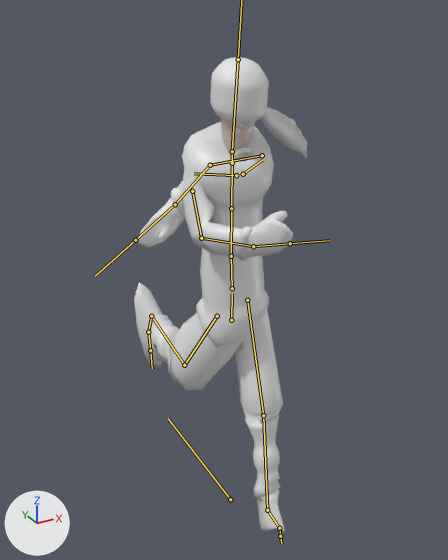
An edit to the FBX model Assets/Resources/Models/player_new.fbx, drawn before and after from the same camera.
Both versions are drawn from a camera (50 mm lens) standing at (-0.155, -0.337, 2.445) and looking at (0.003, -0.05, 2.301). Arrows for +X, +Y and +Z are at lower left; the lights stay in place. Both versions are drawn at frame 1 of the action 'rig|SphereAction.001'; the numbers are the values there. The bones that bend it are drawn over the model as lines.

In view in the first picture: 'Body', 'Hat', 'Head'.
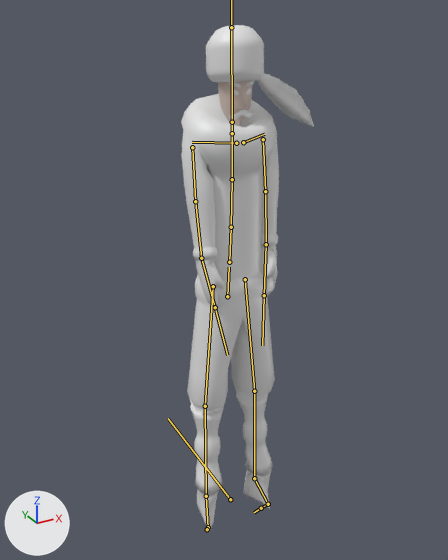
The edits, one by one:
Bone 'DEF-spine' (bone_def_spine) moves from (0.028, -0.127, 0.031) to (0.0, -0.02, 0.01).
Bone 'DEF-spine' (bone_def_spine) turns from (-2, 4, 5) to (-6, 0, 0) degrees about its own x, y and z.
Bone 'DEF-spine' (bone_def_spine) is rescaled from (1.01, 1.0, 1.04) to (1.0, 1.0, 1.02).
Bone 'DEF-spine.001' (bone_def_spine_001) turns from (-3, 0, -3) to (4, 0, 0) degrees about its own x, y and z.
Bone 'DEF-spine.001' (bone_def_spine_001) is rescaled from (1.02, 0.99, 0.98) to (0.99, 1.03, 0.97).
Bone 'DEF-spine.002' (bone_def_spine_002) turns from (12, 0, -2) to (7, 0, 0) degrees about its own x, y and z.
Bone 'DEF-spine.002' (bone_def_spine_002) is rescaled from (0.95, 1.1, 0.94) to (0.99, 1.01, 0.99).
Bone 'DEF-spine.003' (bone_def_spine_003) turns from (2, 0, 1) to (-2, 0, 0) degrees about its own x, y and z.
Bone 'DEF-spine.004' (bone_def_spine_004) turns from (-5, 0, -1) to (-3, 0, 0) degrees about its own x, y and z.
Bone 'DEF-spine.004' (bone_def_spine_004) is rescaled from (1.01, 0.98, 1.01) to (1.0, 1.0, 1.0).
Bone 'DEF-head' (bone_def_head) turns from (6, 0, -1) to (-3, 0, 0) degrees about its own x, y and z.
Bone 'DEF-upper_arm.L' (bone_def_upper_arm_l) moves from (0.006, -0.007, -0.032) to (0.0, 0.0, 0.0).
Bone 'DEF-upper_arm.L' (bone_def_upper_arm_l) turns from (41, 49, -103) to (61, -5, -4) degrees about its own x, y and z.
Bone 'DEF-upper_arm.L' (bone_def_upper_arm_l) is rescaled from (0.98, 1.09, 1.02) to (1.19, 0.75, 1.14).
Bone 'DEF-forearm.L' (bone_def_forearm_l) turns from (4, -52, 27) to (-5, 2, 0) degrees about its own x, y and z.
Bone 'DEF-forearm.L' (bone_def_forearm_l) is rescaled from (1.1, 0.85, 1.07) to (0.98, 1.05, 0.98).
Bone 'DEF-hand.L' (bone_def_hand_l) turns from (-11, 43, -24) to (-1, -41, 6) degrees about its own x, y and z.
Bone 'DEF-hand.L' (bone_def_hand_l) is rescaled from (0.88, 1.37, 0.86) to (0.89, 1.27, 0.91).
Bone 'DEF-upper_arm.R' (bone_def_upper_arm_r) moves from (-0.006, 0.028, 0.029) to (0.0, 0.0, 0.0).
Bone 'DEF-upper_arm.R' (bone_def_upper_arm_r) turns from (56, 30, -18) to (61, 5, 4) degrees about its own x, y and z.
Bone 'DEF-upper_arm.R' (bone_def_upper_arm_r) is rescaled from (1.19, 0.71, 1.29) to (1.19, 0.74, 1.14).
Bone 'DEF-forearm.R' (bone_def_forearm_r) turns from (60, 62, 23) to (-5, -3, 0) degrees about its own x, y and z.
Bone 'DEF-forearm.R' (bone_def_forearm_r) is rescaled from (0.89, 1.09, 1.17) to (0.98, 1.04, 0.98).
Bone 'DEF-hand.R' (bone_def_hand_r) turns from (3, -28, -8) to (0, 44, -4) degrees about its own x, y and z.
Bone 'DEF-hand.R' (bone_def_hand_r) is rescaled from (1.05, 0.9, 1.12) to (0.88, 1.29, 0.9).
Bone 'DEF-thigh.L' (bone_def_thigh_l) moves from (0.0, -0.005, -0.001) to (0.0, 0.001, 0.0).
Bone 'DEF-thigh.L' (bone_def_thigh_l) turns from (-13, 4, 8) to (5, -20, -3) degrees about its own x, y and z.
Bone 'DEF-thigh.L' (bone_def_thigh_l) is rescaled from (1.03, 0.96, 1.01) to (0.99, 0.98, 1.02).
Bone 'DEF-foot.L' (bone_def_foot_l) turns from (-11, 7, 2) to (12, 2, 0) degrees about its own x, y and z.
Bone 'DEF-foot.L' (bone_def_foot_l) is rescaled from (0.96, 0.9, 1.17) to (1.02, 0.99, 1.12).
Bone 'DEF-toe.L' (bone_def_toe_l) turns from (-37, -13, 162) to (-53, 0, 175) degrees about its own x, y and z.
Bone 'DEF-toe.L' (bone_def_toe_l) is rescaled from (1.0, 0.94, 1.06) to (1.0, 0.81, 1.18).
Bone 'DEF-thigh.R' (bone_def_thigh_r) moves from (0.001, 0.007, 0.002) to (0.0, 0.001, 0.0).
Bone 'DEF-thigh.R' (bone_def_thigh_r) turns from (45, -17, -1) to (5, 20, 2) degrees about its own x, y and z.
Bone 'DEF-thigh.R' (bone_def_thigh_r) is rescaled from (1.17, 0.73, 1.17) to (0.99, 0.98, 1.02).
Bone 'DEF-shin.R' (bone_def_shin_r) turns from (62, -2, -10) to (-2, 4, -1) degrees about its own x, y and z.
Bone 'DEF-shin.R' (bone_def_shin_r) is rescaled from (1.12, 0.67, 1.38) to (0.99, 1.02, 0.99).
Bone 'DEF-foot.R' (bone_def_foot_r) turns from (6, -1, 5) to (12, -4, -2) degrees about its own x, y and z.
Bone 'DEF-foot.R' (bone_def_foot_r) is rescaled from (0.76, 1.08, 1.48) to (1.01, 0.99, 1.12).
Bone 'DEF-toe.R' (bone_def_toe_r) turns from (-13, 0, 0) to (-53, 0, -179) degrees about its own x, y and z.
Bone 'DEF-toe.R' (bone_def_toe_r) is rescaled from (1.0, 1.17, 0.82) to (1.0, 0.81, 1.18).

Location of each change, (x1, y1, x2, y2) in pixels of the pictures (448 x 560 px):
'Body', posed (38% narrower, 7% taller)
    before: (134, 122, 293, 532)
    after: (181, 93, 279, 533)
'Hat', posed (11% wider)
    before: (210, 57, 307, 158)
    after: (206, 25, 314, 127)
bone 'DEF-spine', root to tip
    before: (231, 320) to (232, 293)
    after: (227, 296) to (229, 267)
bone 'DEF-spine.001', root to tip
    before: (232, 288) to (231, 256)
    after: (229, 262) to (231, 227)
bone 'DEF-spine.002', root to tip
    before: (231, 256) to (231, 208)
    after: (231, 227) to (232, 179)
bone 'DEF-spine.003', root to tip
    before: (231, 208) to (232, 163)
    after: (232, 179) to (232, 133)
bone 'DEF-spine.004', root to tip
    before: (232, 163) to (232, 151)
    after: (232, 133) to (232, 122)
bone 'DEF-head', root to tip
    before: (232, 151) to (238, 59)
    after: (232, 122) to (231, 27)
bone 'DEF-upper_arm.L', root to tip
    before: (262, 155) to (210, 165)
    after: (263, 139) to (265, 191)
bone 'DEF-forearm.L', root to tip
    before: (210, 165) to (175, 204)
    after: (265, 191) to (266, 244)
bone 'DEF-hand.L', root to tip
    before: (175, 204) to (135, 240)
    after: (266, 244) to (264, 295)
bone 'DEF-upper_arm.R', root to tip
    before: (192, 191) to (201, 238)
    after: (192, 147) to (195, 201)
bone 'DEF-forearm.R', root to tip
    before: (201, 238) to (253, 246)
    after: (195, 201) to (201, 258)
bone 'DEF-hand.R', root to tip
    before: (253, 246) to (290, 243)
    after: (201, 258) to (215, 307)
bone 'DEF-thigh.L', root to tip
    before: (247, 300) to (263, 415)
    after: (245, 279) to (254, 391)
bone 'DEF-foot.L', root to tip
    before: (267, 510) to (279, 528)
    after: (254, 478) to (268, 504)
bone 'DEF-toe.L', root to tip
    before: (279, 528) to (280, 536)
    after: (268, 504) to (261, 508)
bone 'DEF-thigh.R', root to tip
    before: (217, 316) to (184, 365)
    after: (213, 286) to (205, 406)
bone 'DEF-shin.R', root to tip
    before: (184, 365) to (151, 316)
    after: (205, 406) to (206, 496)
bone 'DEF-foot.R', root to tip
    before: (151, 316) to (148, 332)
    after: (206, 496) to (208, 527)
bone 'DEF-toe.R', root to tip
    before: (148, 332) to (150, 350)
    after: (208, 527) to (207, 529)
